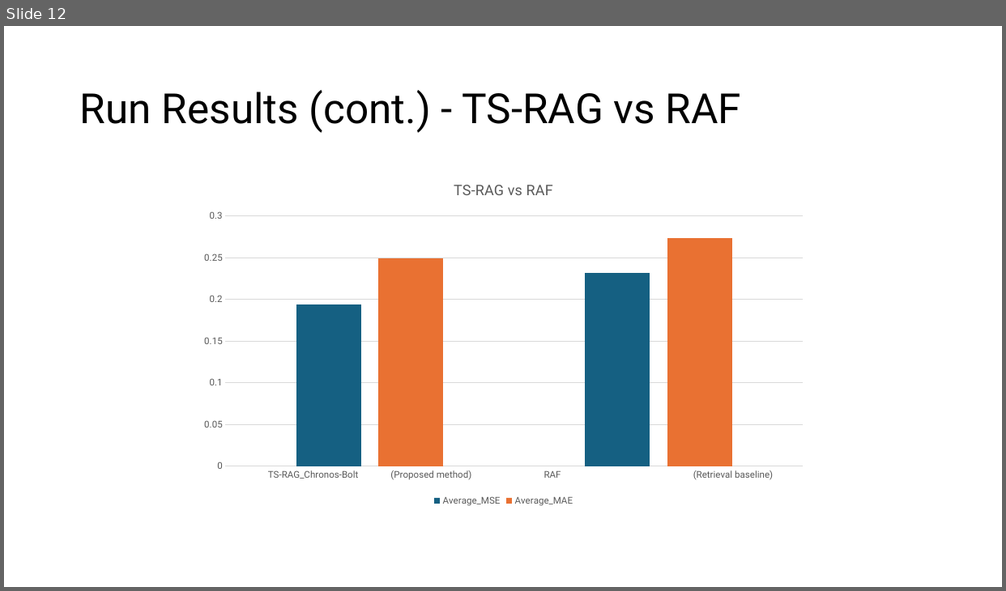
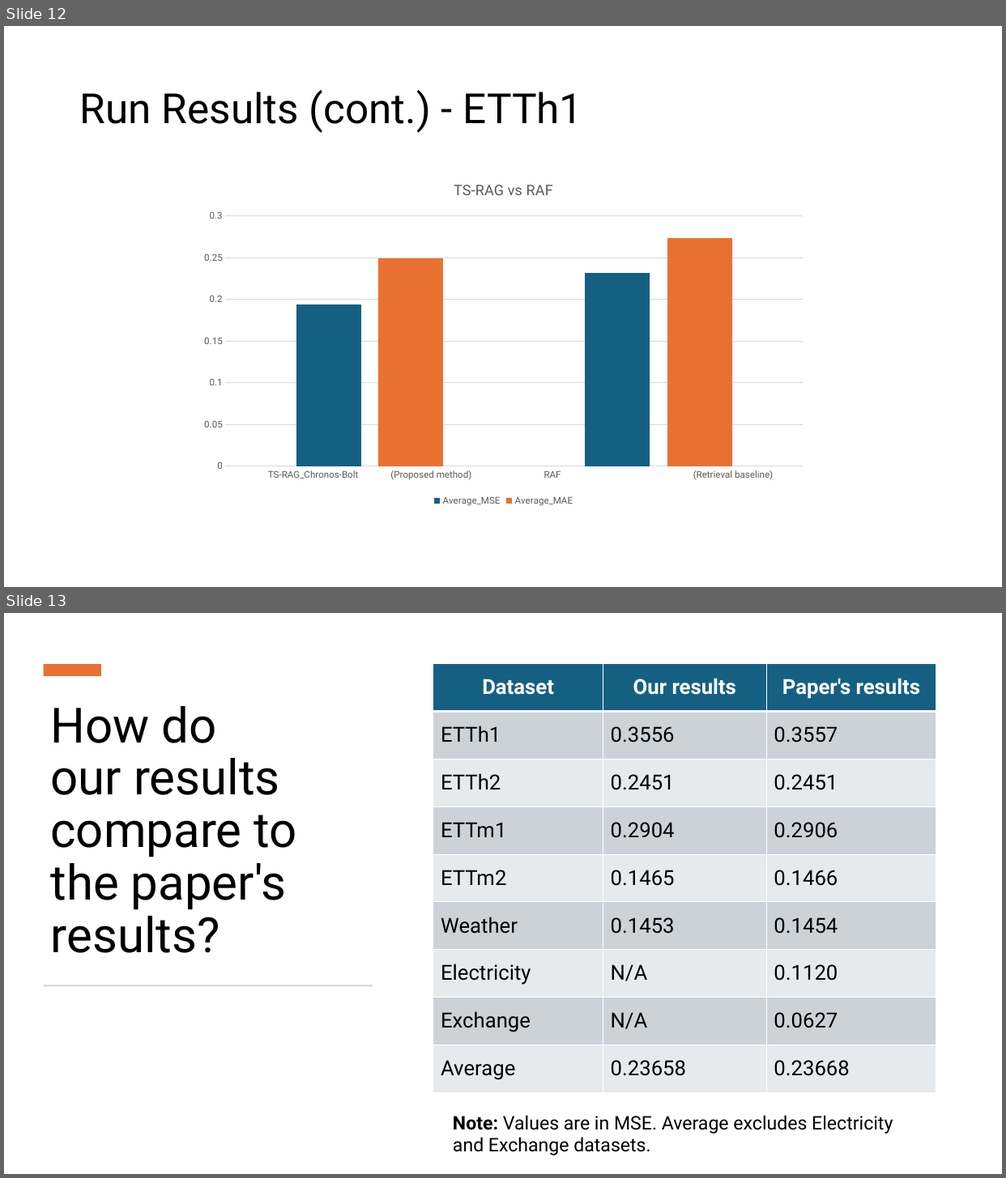
Before and after one commit to ZGRochelleDev/intelligent-systems-code-Review, a slide deck: deliverables/code-review-presentation.pptx. Shown one above the other, each under a label of ours: slide 12 before the commit, slides 12 and 13 after it. The pictures are 1006x591 and 1006x1178 pixels, drawn with LibreOffice and Linux fonts; fonts in the diff are those of the drawing. Boxes give left, top, right and bottom in pixels: in the first picture for what was removed or moved away, otherwise in the second. Text is boxed around its words. In the diff, an @@ line names an element or a change of style, - is before the commit and + after.

```diff
--- a/deliverables/code-review-presentation.pptx
+++ b/deliverables/code-review-presentation.pptx
@@ slide 13 added at bbox=[4, 613, 1002, 1174], background #FFFFFF @@
@@ rectangle added at bbox=[44, 664, 101, 676], fill #E97132 @@
@@ table added at bbox=[433, 664, 936, 1093], 9 rows, 3 columns @@
+Dataset | Our results | Paper's results
+ETTh1 | 0.3556 | 0.3557
+ETTh2 | 0.2451 | 0.2451
+ETTm1 | 0.2904 | 0.2906
+ETTm2 | 0.1465 | 0.1466
+Weather | 0.1453 | 0.1454
+Electricity | N/A | 0.1120
+Exchange | N/A | 0.0627
+Average | 0.23658 | 0.23668
@@ text added at bbox=[51, 706, 297, 953], 46.8 pt, text #000000 @@
+How do our results compare to the paper's results?
@@ rectangle added at bbox=[44, 985, 373, 986], fill #D5D5D5 @@
@@ text added at bbox=[453, 1115, 893, 1156], 18 pt, text #000000 @@
+Note: Values are in MSE. Average excludes Electricity and Exchange datasets.
@@ slide 12 changed as well @@
@@ title at bbox=[80, 90, 583, 133]: text changed @@
-Run Results (cont.) - TS-RAG vs RAF
+Run Results (cont.) - ETTh1
```
Also in this commit, not shown: 11 other slides changed, 2 other slides added, 1 slide removed, 9 other files.
